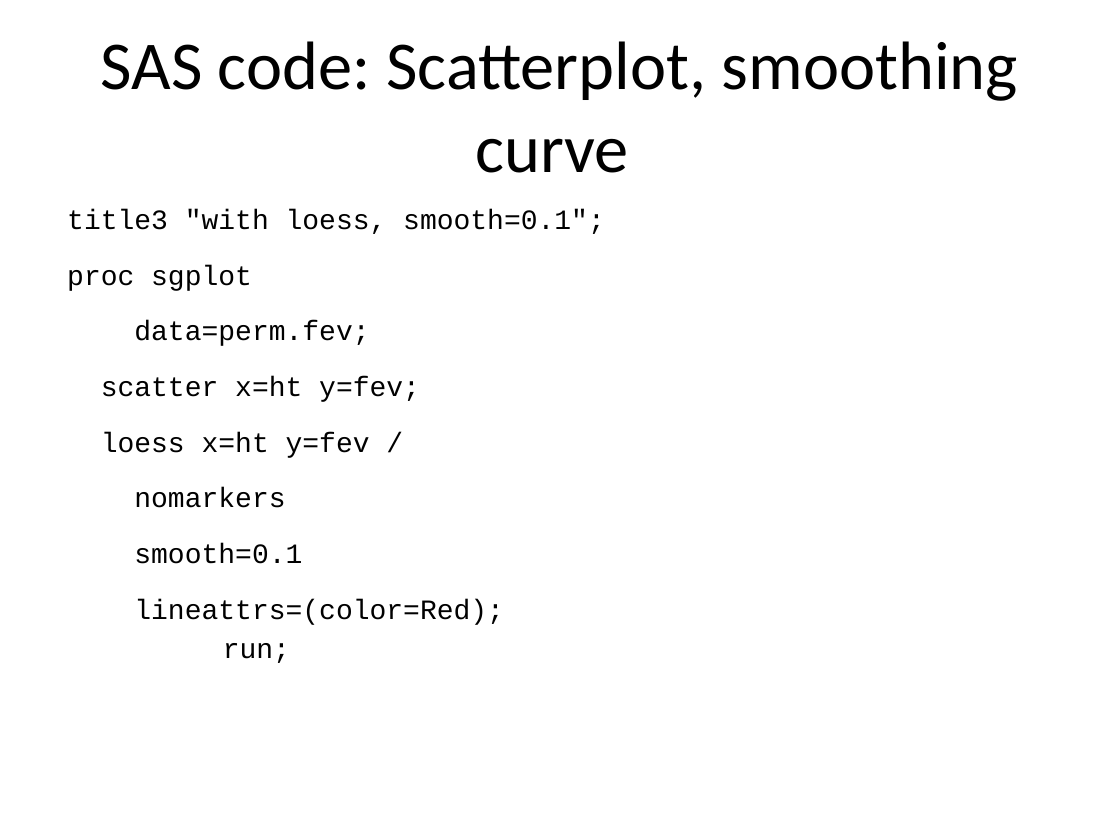
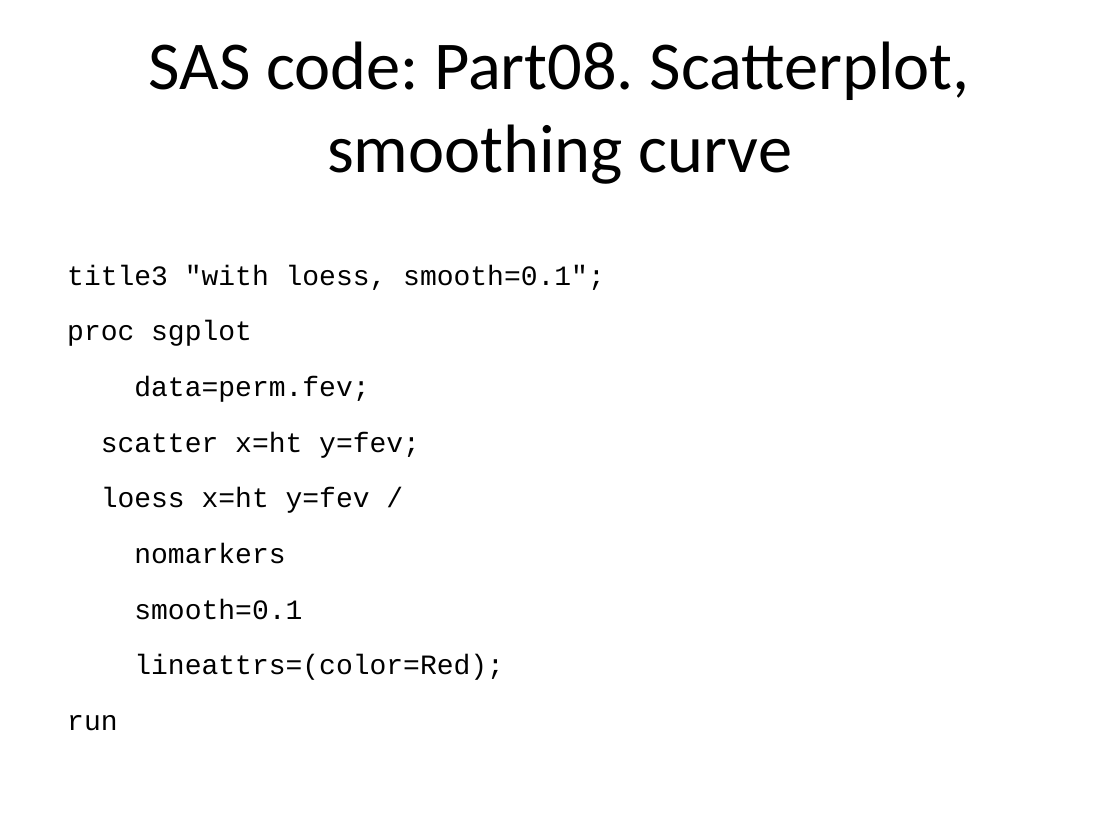
Before and after one commit to pmean/introduction-to-SAS, a slide deck: slide 17 of results/5507-05-simon-slides-and-speaker-notes.pptx. Drawn at 1120x840 pixels with LibreOffice and Linux fonts; fonts in the diff are those of the drawing. Boxes give left, top, right and bottom in pixels: in the first picture for what was removed or moved away, otherwise in the second. Text is boxed around its words. In the diff, an @@ line names an element or a change of style, - is before the commit and + after.

```diff
--- a/results/5507-05-simon-slides-and-speaker-notes.pptx
+++ b/results/5507-05-simon-slides-and-speaker-notes.pptx
@@ title at [149, 41, 970, 184]: text changed @@
-SAS code: Scatterplot, smoothing curve
+SAS code: Part08. Scatterplot, smoothing curve
@@ text at [67, 265, 605, 731]: text changed @@
-title3 "with loess, smooth=0.1";
-proc sgplot
-data=perm.fev;
-scatter x=ht y=fev;
-loess x=ht y=fev /
-nomarkers
-smooth=0.1
-lineattrs=(color=Red);
-run;
+title3 "with loess, smooth=0.1";
+proc sgplot
+data=perm.fev;
+scatter x=ht y=fev;
+loess x=ht y=fev /
+nomarkers
+smooth=0.1
+lineattrs=(color=Red);
+run
```
Also in this commit, not shown: 22 other slides changed, 15 other files.
